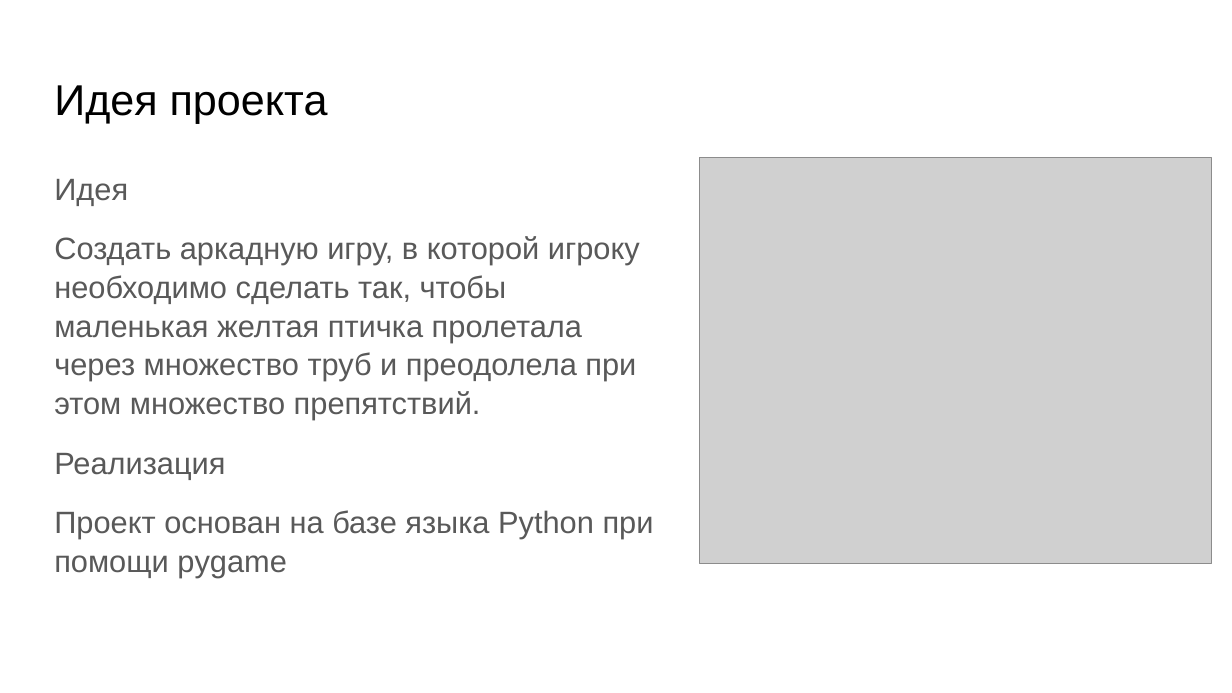
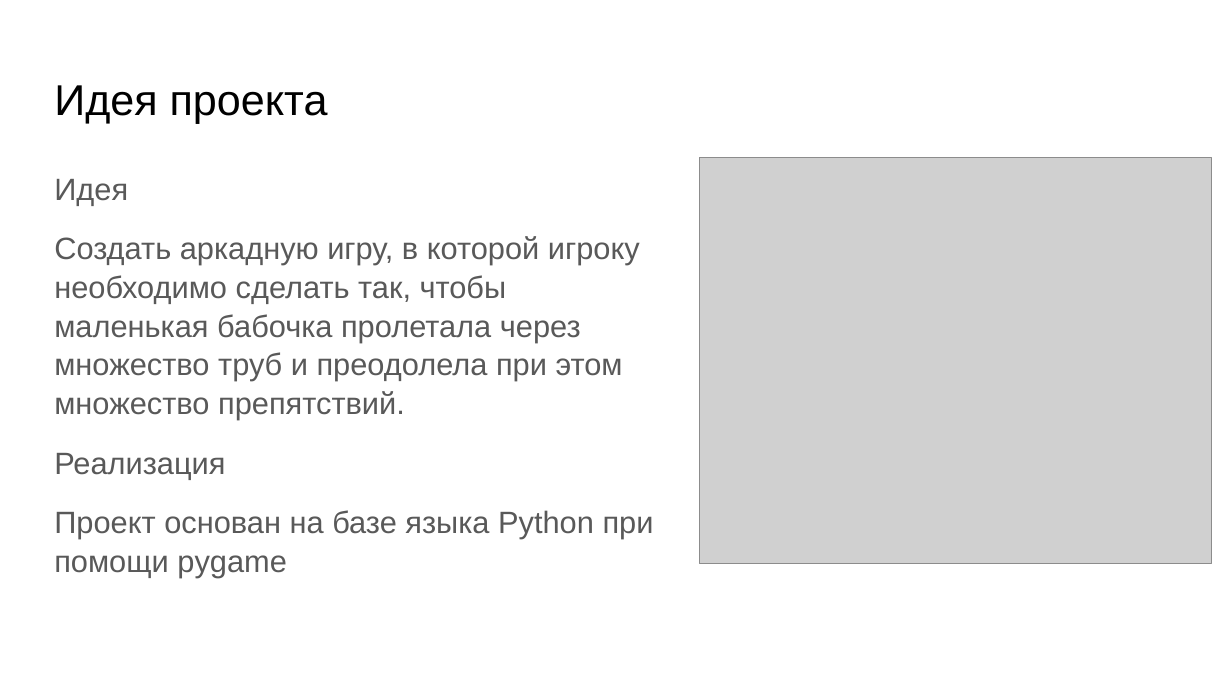
Before and after one commit to phecda143/flappy_butterfly, a slide deck: slide 2 of Презентация.pptx. Drawn at 1232x693 pixels with LibreOffice and Linux fonts; fonts in the diff are those of the drawing; grey boxes stand for pictures. Boxes give left, top, right and bottom in pixels: in the first picture for what was removed or moved away, otherwise in the second. Text is boxed around its words. In the diff, an @@ line names an element or a change of style, - is before the commit and + after.

```diff
--- a/Презентация.pptx
+++ b/Презентация.pptx
@@ text at [54, 236, 640, 420]: text changed @@
-Создать аркадную игру, в которой игроку необходимо сделать так, чтобы маленькая желтая птичка пролетала через множество труб и преодолела при этом множество препятствий.
+Создать аркадную игру, в которой игроку необходимо сделать так, чтобы маленькая бабочка пролетала через множество труб и преодолела при этом множество препятствий.
```
